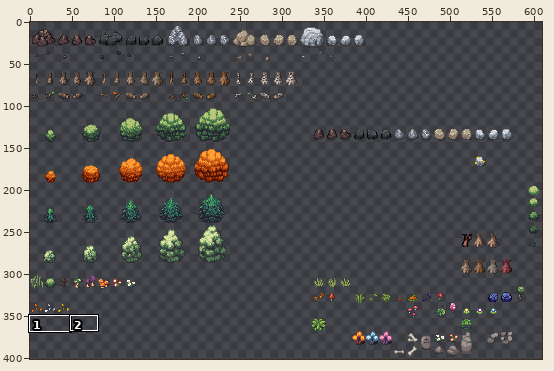
Two states of a sprite sheet, assets/sprites/resources.png. The first picture is a wide view before the edit; the outline marks the close-up.
Close-up. Before the edit:
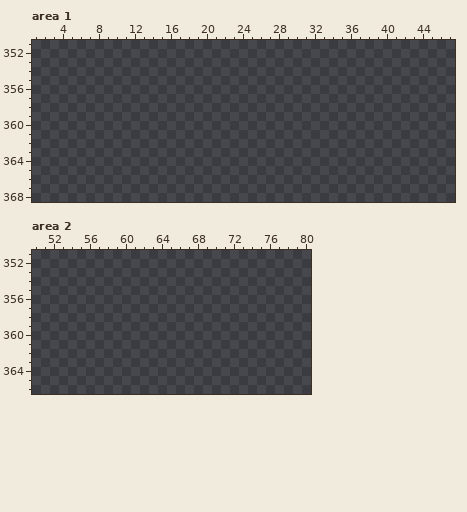
The file is 640x640 pixels. Colours within 5 levels of each other are drawn and written as one. Shown: area 1: x 1..47, y 351..368; area 2: x 50..80, y 351..366. The wide view leaves out empty margins.
Once edited:
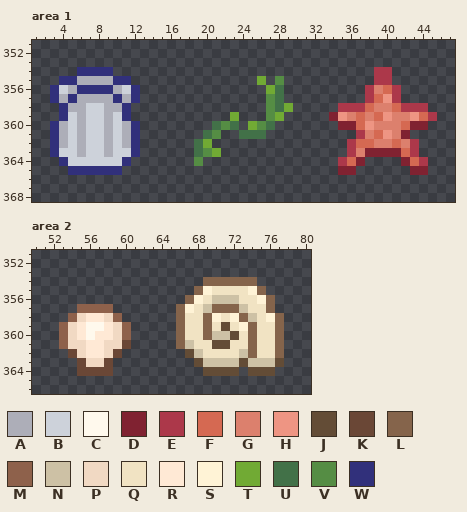
Palette (. is transparent): A #adaeb8  B #cdd2da  C #fff9ed  D #802231  E #ac384a  F #d56952  G #dc806d  H #ee9583  J #634c36  K #6a4736  L #85644b  M #8e614b  N #cdc1a5  P #f1d9c3  Q #f1e3c3  R #ffe9d5  S #fff3d6  T #71aa34  U #427148  V #558d44  W #31307b
From old to new:
{"where": "area 1"}
{"y":354,"x":6,"old":"....","new":"WWWW"}
{"y":354,"x":39,"old":"..","new":"EE"}
{"y":355,"x":4,"old":"........","new":"WWAAAAWW"}
{"y":355,"x":26,"old":".","new":"T"}
{"y":355,"x":28,"old":".","new":"V"}
{"y":355,"x":39,"old":"..","new":"EE"}
{"y":356,"x":3,"old":"..........","new":"WBAWWWWABW"}
{"y":356,"x":27,"old":"..","new":"TU"}
{"y":356,"x":38,"old":"....","new":"EGFE"}
{"y":357,"x":3,"old":"..........","new":"WAWAAAAWAW"}
{"y":357,"x":27,"old":"..","new":"VU"}
{"y":357,"x":38,"old":"....","new":"EFHE"}
{"y":358,"x":4,"old":"........","new":"WAABBAAW"}
{"y":358,"x":27,"old":"...","new":"VUT"}
{"y":358,"x":35,"old":"..........","new":"EEEFGGFEEE"}
{"y":359,"x":4,"old":"........","new":"WBABBABW"}
{"y":359,"x":23,"old":".","new":"T"}
{"y":359,"x":27,"old":"..","new":"VT"}
{"y":359,"x":34,"old":"............","new":"DHGFGFHGGHFE"}
{"y":360,"x":3,"old":"..........","new":"WABABBABAW"}
{"y":360,"x":21,"old":"...","new":"UVU"}
{"y":360,"x":25,"old":"...","new":"TVU"}
{"y":360,"x":35,"old":"..........","new":"DDFHGGGFDD"}
{"y":361,"x":3,"old":"..........","new":"WABABBABAW"}
{"y":361,"x":20,"old":"..","new":"UV"}
{"y":361,"x":24,"old":"...","new":"UUU"}
{"y":361,"x":37,"old":"......","new":"EGFHGD"}
{"y":362,"x":3,"old":"..........","new":"WABABBABAW"}
{"y":362,"x":19,"old":"..","new":"UT"}
{"y":362,"x":36,"old":"........","new":"EFFGGFGE"}
{"y":363,"x":3,"old":"..........","new":"WBBABBABBW"}
{"y":363,"x":19,"old":"...","new":"UVT"}
{"y":363,"x":36,"old":"........","new":"EGDDDDFE"}
{"y":364,"x":4,"old":"........","new":"WBBBBBBW"}
{"y":364,"x":19,"old":".","new":"V"}
{"y":364,"x":35,"old":"...","new":"EFD"}
{"y":364,"x":42,"old":"...","new":"DFE"}
{"y":365,"x":5,"old":"......","new":"WWWWWW"}
{"y":365,"x":35,"old":"..","new":"DD"}
{"y":365,"x":43,"old":"..","new":"DD"}
{"where": "area 2"}
{"y":354,"x":69,"old":"......","new":"LLLLLL"}
{"y":355,"x":68,"old":"........","new":"LSQQQQSL"}
{"y":356,"x":67,"old":"..........","new":"LSQNNNQQSL"}
{"y":357,"x":55,"old":"....","new":"MMMM"}
{"y":357,"x":66,"old":"...........","new":"LSQNLLLNQQL"}
{"y":358,"x":54,"old":"......","new":"MPRRPM"}
{"y":358,"x":66,"old":"............","new":"LQQLSQSLNQSL"}
{"y":359,"x":53,"old":"........","new":"MPRCCRPM"}
{"y":359,"x":66,"old":"............","new":"LQQLQJQSLQQL"}
{"y":360,"x":53,"old":"........","new":"MPRCRRPM"}
{"y":360,"x":66,"old":"............","new":"LQQLNNJQLQQL"}
{"y":361,"x":53,"old":"........","new":"MPPRRPPK"}
{"y":361,"x":66,"old":"............","new":"LNQQJJQQLQQL"}
{"y":362,"x":54,"old":"......","new":"KPRRPK"}
{"y":362,"x":67,"old":"...........","new":"JNQQQQNLQQL"}
{"y":363,"x":55,"old":"....","new":"KPPK"}
{"y":363,"x":68,"old":"..........","new":"JNNNNJNNNJ"}
{"y":364,"x":55,"old":"....","new":"KKKK"}
{"y":364,"x":69,"old":"....","new":"JJJJ"}
{"y":364,"x":74,"old":"...","new":"JJJ"}
{"label":"added","picture_box":[50,67,140,175]}
{"label":"added","picture_box":[329,67,437,175]}
{"label":"added","picture_box":[194,76,293,166]}
{"label":"added","picture_box":[176,277,284,376]}
{"label":"added","picture_box":[59,304,131,376]}
